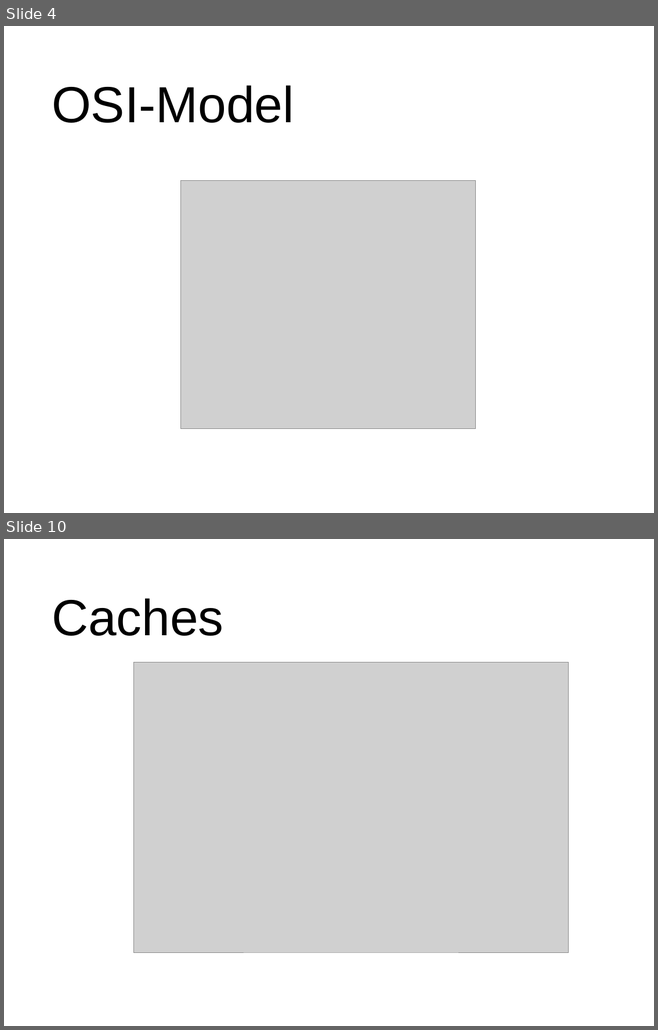
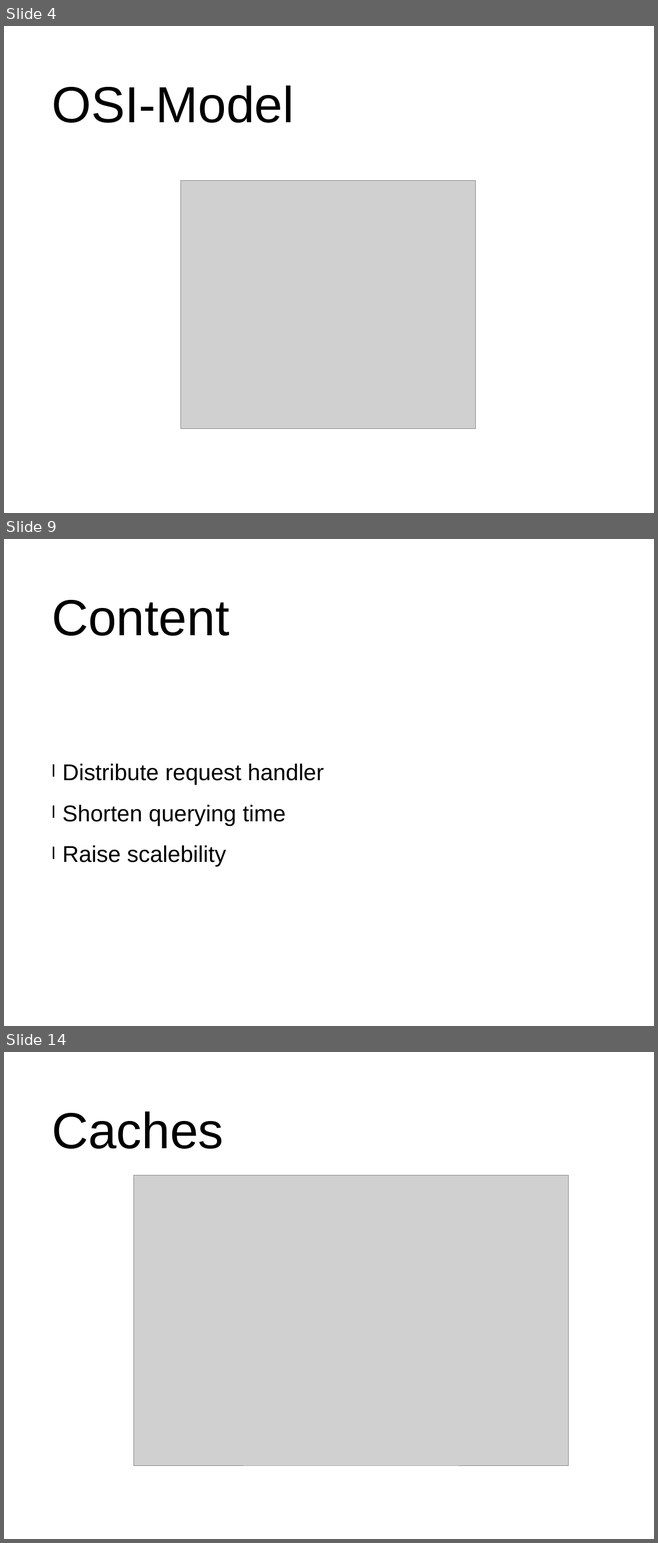
Before and after one commit to mhaidn-tgm/LoadBalancing, a slide deck: präsi.pptx. Shown one above the other, each under a label of ours: slides 4 and 10 before the commit, slides 4, 9 and 14 after it; the slides between them are not shown. The pictures are 658x1030 and 658x1543 pixels, drawn with LibreOffice and Linux fonts; fonts in the diff are those of the drawing; grey boxes stand for pictures. Boxes give left, top, right and bottom in pixels: in the first picture for what was removed or moved away, otherwise in the second. Text is boxed around its words. In the diff, an @@ line names an element or a change of style, - is before the commit and + after.

```diff
--- a/präsi.pptx
+++ b/präsi.pptx
@@ slide 9 added at box(4, 539, 654, 1026), background #FFFFFF @@
@@ text added at box(52, 600, 229, 636), 80 pt, text #000000 @@
+Content
@@ text added at box(63, 763, 324, 867), 36 pt, text #000000 @@
+l Distribute request handler
+l Shorten querying time
+l Raise scalebility
@@ what was slide 10 is now slide 14 @@
```
Also in this commit, not shown: 8 slides changed, 5 other slides added, 3 other files.
